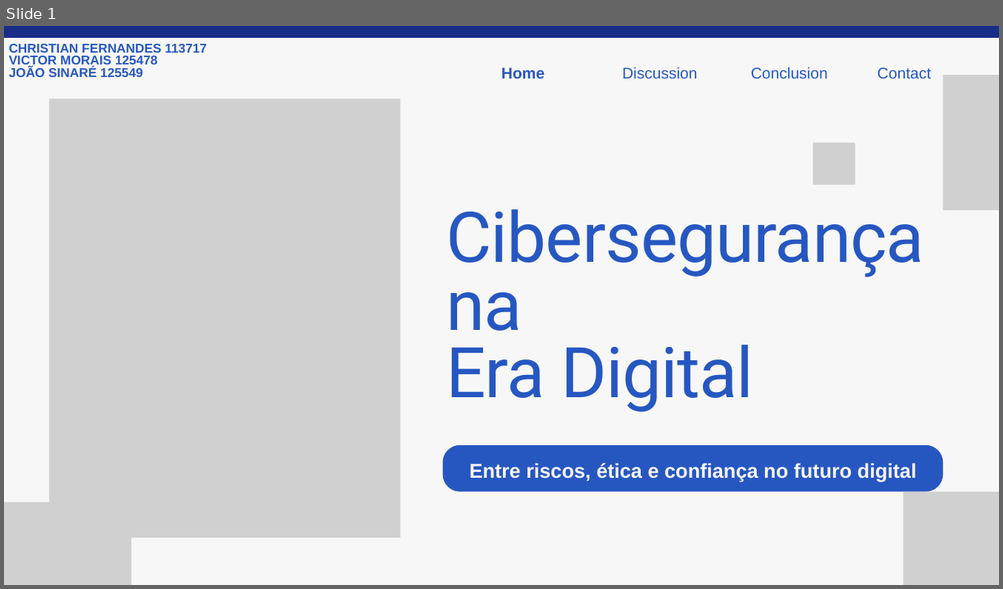
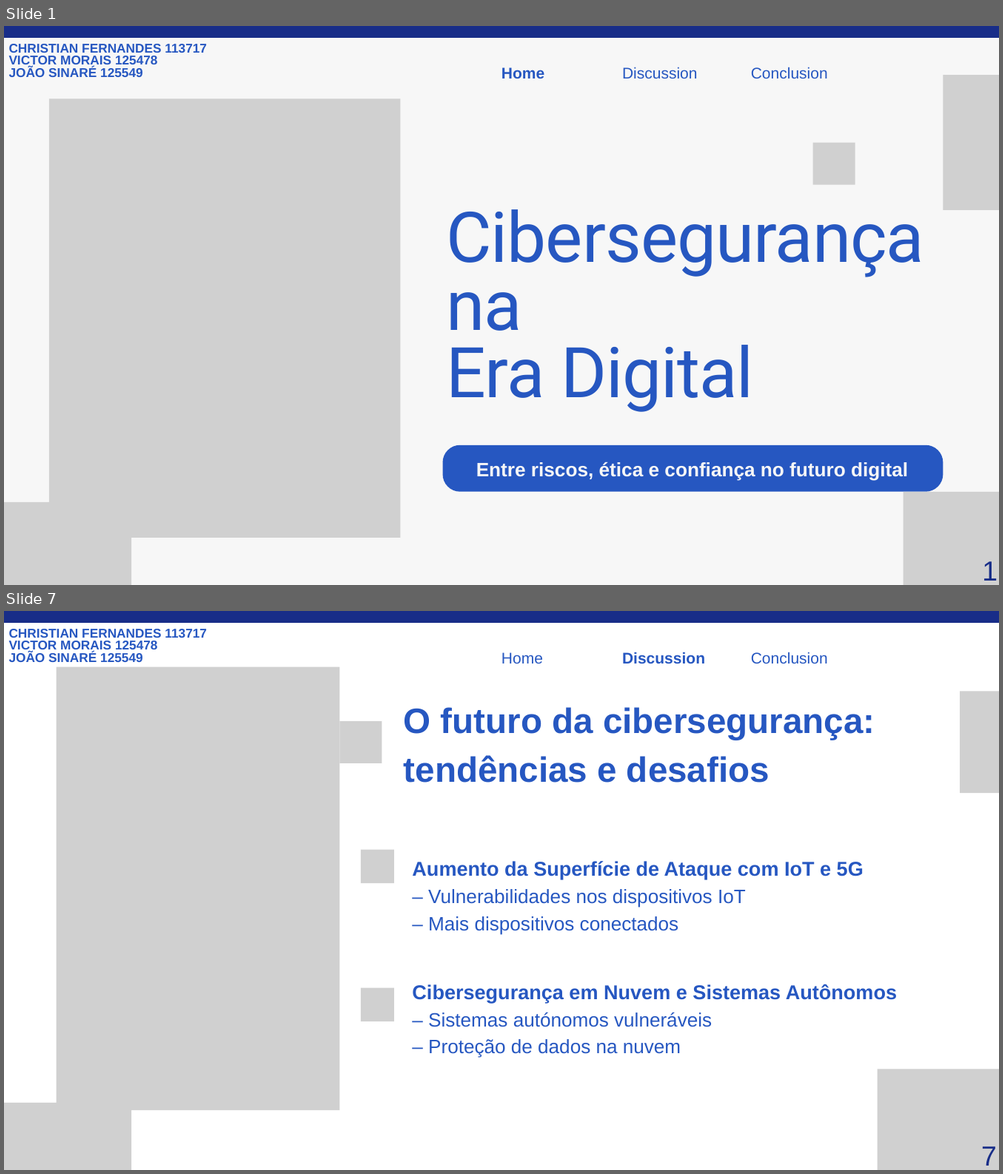
Before and after one commit to V1CT0R-06/ECT_2ano, a slide deck: TCA/Blue and White Illustrative Cyber Security Presentation.pptx. Shown one above the other, each under a label of ours: slide 1 before the commit, slides 1 and 7 after it; the slides between them are not shown. The pictures are 1003x589 and 1003x1174 pixels, drawn with LibreOffice and Linux fonts; fonts in the diff are those of the drawing; grey boxes stand for pictures. Boxes give left, top, right and bottom in pixels: in the first picture for what was removed or moved away, otherwise in the second. Text is boxed around its words. In the diff, an @@ line names an element or a change of style, - is before the commit and + after.

```diff
--- a/TCA/Blue and White Illustrative Cyber Security Presentation.pptx
+++ b/TCA/Blue and White Illustrative Cyber Security Presentation.pptx
@@ slide 7 added at box(4, 611, 999, 1170), background #FFFFFF @@
@@ freeform shape added at box(4, 611, 999, 622), fill #182D88 @@
@@ text added at box(9, 629, 207, 662), 18.5 pt, text #2657C1, bold @@
+CHRISTIAN FERNANDES 113717
+VICTOR MORAIS 125478
+JOÃO SINARÉ 125549
@@ text added at box(501, 652, 543, 664), 22.5 pt, text #2657C1 @@
+Home
@@ text added at box(622, 652, 705, 664), 22.5 pt, text #2657C1, bold @@
+Discussion
@@ text added at box(751, 652, 828, 664), 22.5 pt, text #2657C1 @@
+Conclusion
@@ picture added at box(57, 667, 339, 1111) @@
@@ picture added at box(959, 691, 999, 793) @@
@@ picture added at box(340, 721, 382, 763) @@
@@ text added at box(404, 707, 874, 783), 51 pt, text #2657C1, bold @@
+O futuro da cibersegurança: tendências e desafios
@@ picture added at box(361, 850, 394, 883) @@
@@ text added at box(412, 861, 863, 935), 28 pt, text #2657C1 @@
+Aumento da Superfície de Ataque com IoT e 5G
+– Vulnerabilidades nos dispositivos IoT
+– Mais dispositivos conectados
@@ picture added at box(361, 988, 394, 1022) @@
@@ text added at box(412, 984, 896, 1058), 28 pt, text #2657C1 @@
+Cibersegurança em Nuvem e Sistemas Autônomos
+– Sistemas autónomos vulneráveis
+– Proteção de dados na nuvem
@@ picture added at box(877, 1070, 999, 1170) @@
@@ picture added at box(4, 1103, 131, 1170) @@
@@ picture added at box(15, 1126, 105, 1159) @@
@@ text added at box(981, 1147, 996, 1166), 40 pt, text #182D88 @@
+7
@@ slide 1 changed as well @@
@@ text removed at box(877, 67, 930, 79) @@
-Contact
@@ text "Entre riscos, ética e confiança ..." at box(476, 462, 908, 480): size 29 to 28 pt; line spacing 40.6pt to 39.2pt @@
@@ text added at box(982, 562, 997, 581), 40 pt, text #182D88 @@
+1
```
Also in this commit, not shown: 8 other slides added, 14 slides removed, 10 other files.
